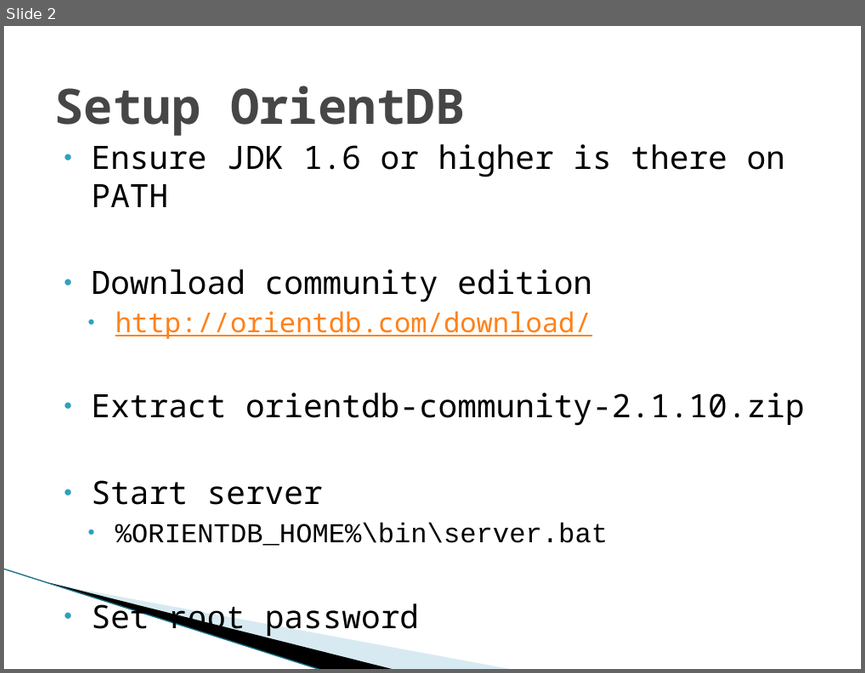
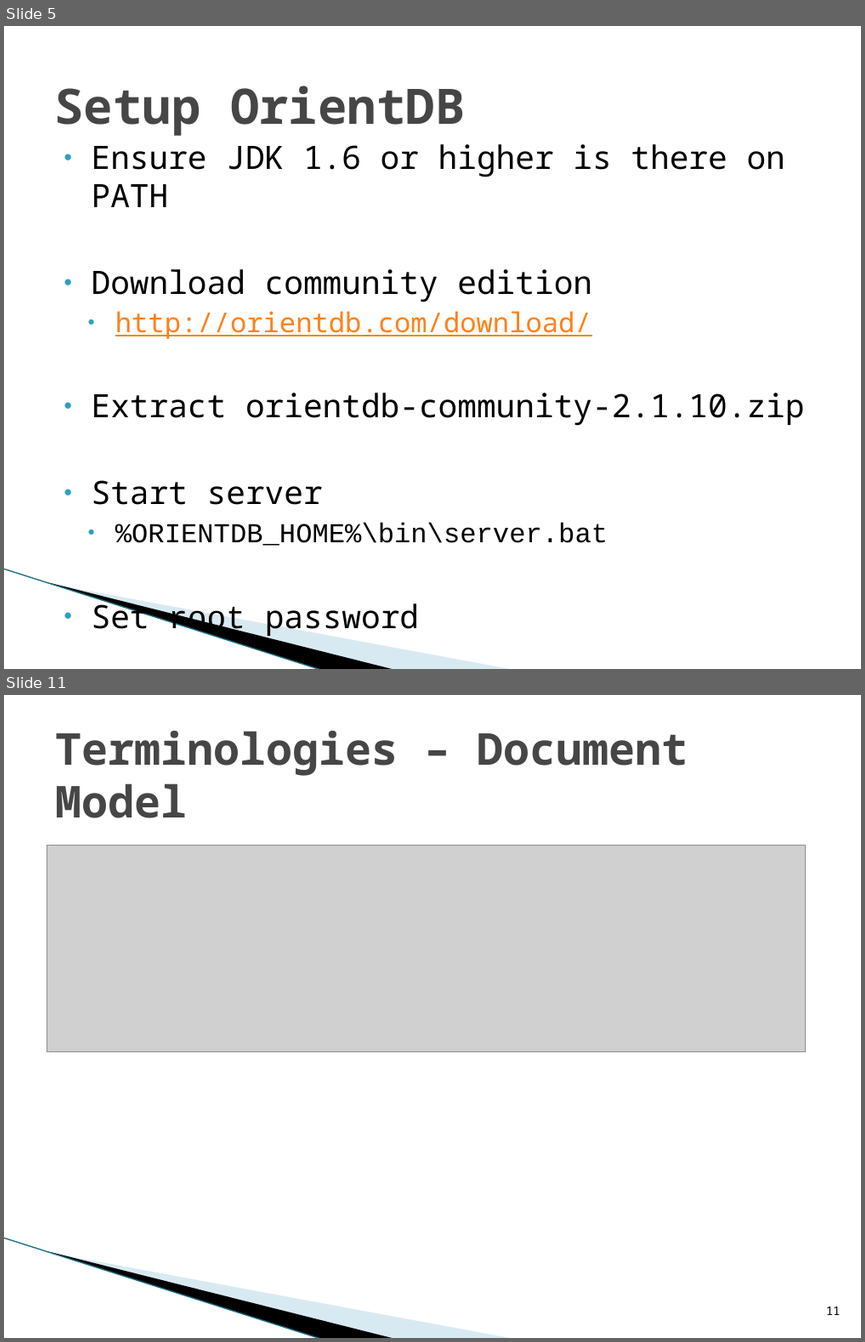
Before and after one commit to arunramkrish/bt_graphdb, a slide deck: presentations/2_OrientDB.pptx. Shown one above the other, each under a label of ours: slide 2 before the commit, slides 5 and 11 after it; the slides between them are not shown. The pictures are 865x673 and 865x1342 pixels, drawn with LibreOffice and Linux fonts; fonts in the diff are those of the drawing; grey boxes stand for pictures; background and template pictures are left out. Boxes give left, top, right and bottom in pixels: in the first picture for what was removed or moved away, otherwise in the second. Text is boxed around its words. In the diff, an @@ line names an element or a change of style, - is before the commit and + after.

```diff
--- a/presentations/2_OrientDB.pptx
+++ b/presentations/2_OrientDB.pptx
@@ slide 11 added at [4, 695, 861, 1338], background #FFFFFF; not listed: 3 template elements that a slide beside it also shows @@
@@ title added at [55, 731, 687, 818], 36.9 pt, text #464646, bold @@
+Terminologies – Document Model
@@ picture added at [46, 845, 805, 1052] @@
@@ page number added at [826, 1306, 840, 1315], 10 pt, text #000000 @@
+11
@@ what was slide 2 is now slide 5 @@
```
Also in this commit, not shown: 6 slides changed, 45 other slides added, 1 other file.
